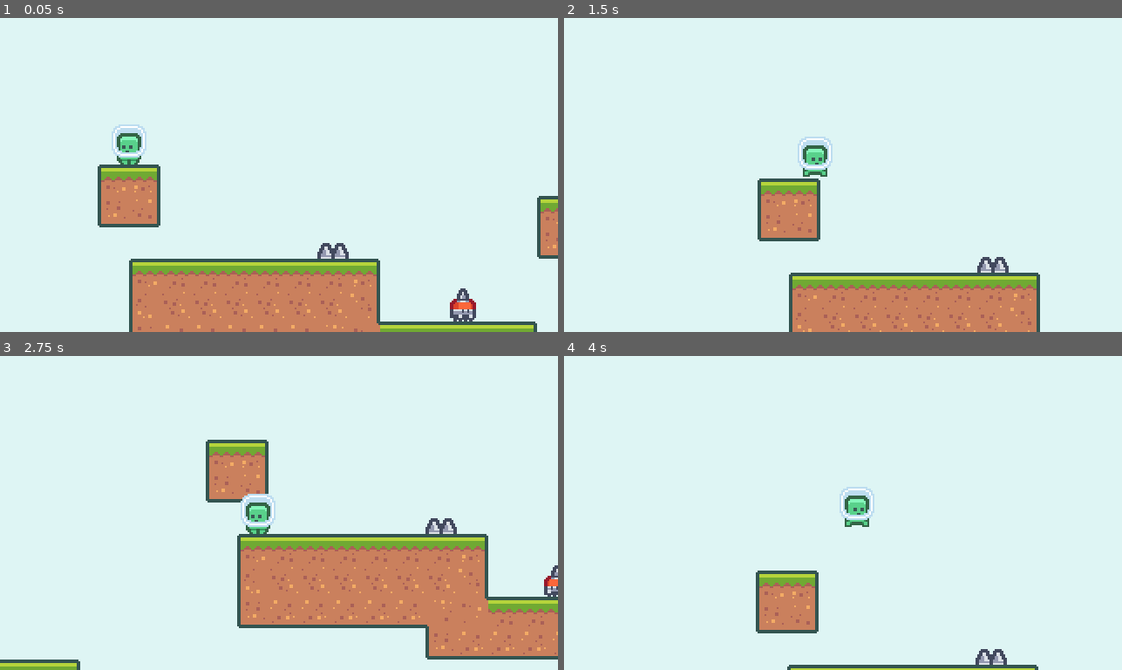
Above: before the commit, frames 1-4 (two rows, left to right).
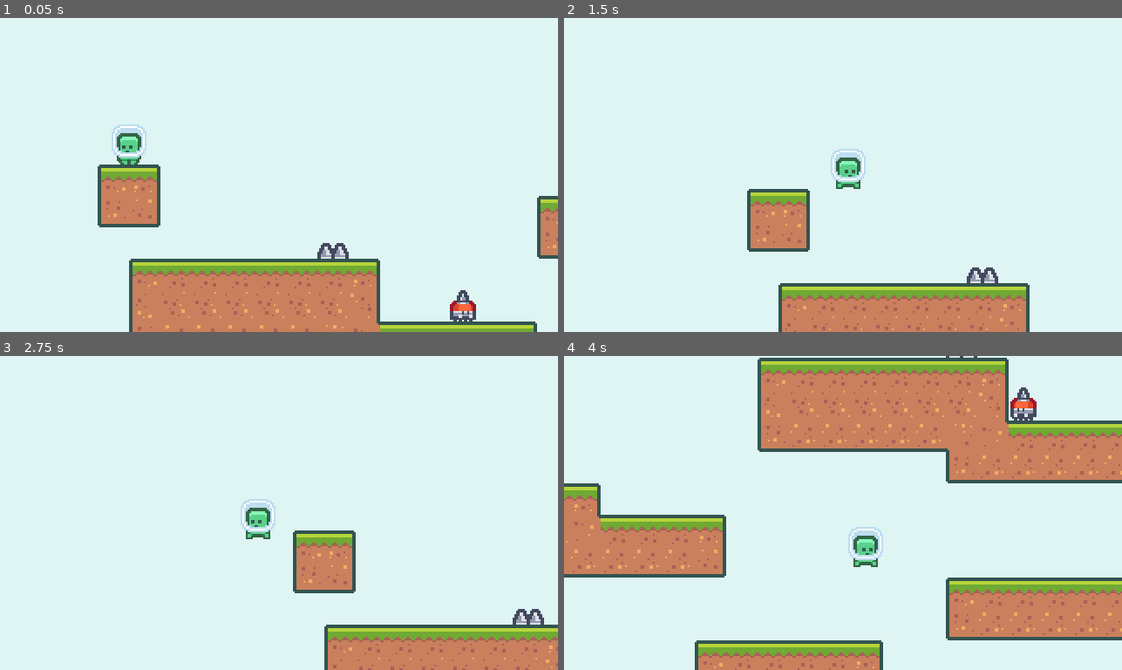
Above: after the commit, the same moments.

Repository: CodingVirus/Godot-Second-Game
Game: Godot game, scene res://scenes/BaseLevel.tscn
Two runs of this game, one before a commit and one after it. Both use one fixed random seed, a clock stepped at 60 frames per second and the inputs below. This scene is started directly instead of the project's main scene.
Inputs:
- Up to frame 1 (0.05 s): no input
- Up to frame 2 (1.5 s): hold D (move_right) from 0.53 s (still down); tap Shift (dash, bound only after the commit) at 0.6, 1.35 s; tap W (jump) at 0.77 s
- Up to frame 3 (2.75 s): tap W (jump) at 1.52 s; release D (move_right) at 2.03 s; hold A (move_left) from 2.03 s (still down); tap Shift (dash, bound only after the commit) at 2.1 s
- Up to frame 4 (4 s): release A (move_left) at 2.78 s; hold D (move_right) from 2.78 s (still down); tap Shift (dash, bound only after the commit) at 2.85, 3.6 s; tap W (jump) at 3.02, 3.77 s

The runs differ from the first frame. In frame 1, 0.1% of the frame differs, in the area x 80-86%, y 86-97%; in frame 2, 8.6%; in frame 3, 22%; in frame 4, 39%, in the area x 0-100%, y 0-100%.

Commit message:
section2 study

Diff:
--- a/project.godot
+++ b/project.godot
@@ -79,6 +79,11 @@
 , Object(InputEventKey,"resource_local_to_scene":false,"resource_name":"","device":0,"alt":false,"shift":false,"control":false,"meta":false,"command":false,"pressed":false,"scancode":32,"physical_scancode":0,"unicode":0,"echo":false,"script":null)
  ]
 }
+dash={
+"deadzone": 0.5,
+"events": [ Object(InputEventKey,"resource_local_to_scene":false,"resource_name":"","device":0,"alt":false,"shift":false,"control":false,"meta":false,"command":false,"pressed":false,"scancode":16777237,"physical_scancode":0,"unicode":0,"echo":false,"script":null)
+ ]
+}
 
 [layer_names]
 
--- a/scenes/Enemy.tscn
+++ b/scenes/Enemy.tscn
@@ -1,8 +1,14 @@
-[gd_scene load_steps=7 format=2]
+[gd_scene load_steps=8 format=2]
 
 [ext_resource path="res://assets/enemy/character_0015.png" type="Texture" id=1]
 [ext_resource path="res://assets/enemy/character_0016.png" type="Texture" id=2]
 [ext_resource path="res://scenes/Enemy.gd" type="Script" id=3]
+
+[sub_resource type="RectangleShape2D" id=3]
+extents = Vector2( 5, 6 )
+
+[sub_resource type="RectangleShape2D" id=2]
+extents = Vector2( 5, 6 )
 
 [sub_resource type="SpriteFrames" id=1]
 animations = [ {
@@ -12,26 +18,12 @@
 "speed": 10.0
 } ]
 
-[sub_resource type="RectangleShape2D" id=2]
-extents = Vector2( 5, 6 )
-
-[sub_resource type="RectangleShape2D" id=3]
-extents = Vector2( 5, 6 )
+[sub_resource type="CircleShape2D" id=4]
+radius = 5.0
 
 [node name="Enemy" type="KinematicBody2D"]
 collision_layer = 0
 script = ExtResource( 3 )
-
-[node name="AnimatedSprite" type="AnimatedSprite" parent="."]
-frames = SubResource( 1 )
-animation = "run"
-frame = 1
-playing = true
-offset = Vector2( 0, -12 )
-
-[node name="CollisionShape2D" type="CollisionShape2D" parent="."]
-position = Vector2( 0, -6 )
-shape = SubResource( 2 )
 
 [node name="GoalDetector" type="Area2D" parent="."]
 collision_layer = 131072
@@ -40,3 +32,21 @@
 [node name="CollisionShape2D" type="CollisionShape2D" parent="GoalDetector"]
 position = Vector2( 0, -6 )
 shape = SubResource( 3 )
+
+[node name="CollisionShape2D" type="CollisionShape2D" parent="."]
+position = Vector2( 0, -6 )
+shape = SubResource( 2 )
+
+[node name="AnimatedSprite" type="AnimatedSprite" parent="."]
+frames = SubResource( 1 )
+animation = "run"
+playing = true
+offset = Vector2( 0, -12 )
+
+[node name="HazardArea" type="Area2D" parent="."]
+collision_layer = 262144
+collision_mask = 262144
+
+[node name="CollisionShape2D" type="CollisionShape2D" parent="HazardArea"]
+position = Vector2( 0, -6 )
+shape = SubResource( 4 )
--- a/scenes/Player.gd
+++ b/scenes/Player.gd
@@ -2,22 +2,40 @@
 
 signal died
 
+enum State {NORMAL, DASHING}
+
 var gravity = 1000
 var velocity = Vector2.ZERO
 var maxHorizontalSpeed = 140
+var maxDashSpeed = 500
+var minDashSpeed = 200
 var horizontalAcceleraton = 2000
 var jumpSpeed = 360
 var jumpTerminationMultiplier = 4
 var hasDoubleJump = false
+var currentState = State.NORMAL
+var isStateNew = true
 
 func _ready():
 	$HazardArea.connect("area_entered", self, "on_hazard_area_entered")
 
 func _process(delta):
+	match currentState:
+		State.NORMAL:
+			process_normal(delta)
+		State.DASHING:
+			process_dash(delta)
+	isStateNew = false
+
+func change_state(newState):
+	currentState = newState
+	isStateNew = true
+
+func process_normal(delta):
 	var moveVector = get_movement_vector()
 	velocity.x += moveVector.x * horizontalAcceleraton * delta
 	if (moveVector.x == 0):
-		velocity.x = lerp(0, velocity.x, pow(2, -50 * delta))
+		velocity.x = lerp(0, velocity.x, pow(2, -5 * delta))
 
 	velocity.x = clamp(velocity.x, -maxHorizontalSpeed, maxHorizontalSpeed)
 
@@ -41,7 +59,20 @@
 	if (is_on_floor()):
 		hasDoubleJump = true
 
+	if (Input.is_action_just_pressed("dash")):
+		call_deferred("change_state", State.DASHING)
+
 	update_animation()
+
+func process_dash(delta):
+	if (isStateNew):
+		velocity = Vector2(maxDashSpeed, 0)
+
+	velocity = move_and_slide(velocity, Vector2.UP)
+	velocity.x = lerp(0, velocity.x, pow(2, -20 * delta))
+
+	if (velocity.x < minDashSpeed):
+		call_deferred("change_state", State.NORMAL)
 
 func get_movement_vector():
 	var moveVector = Vector2.ZERO
